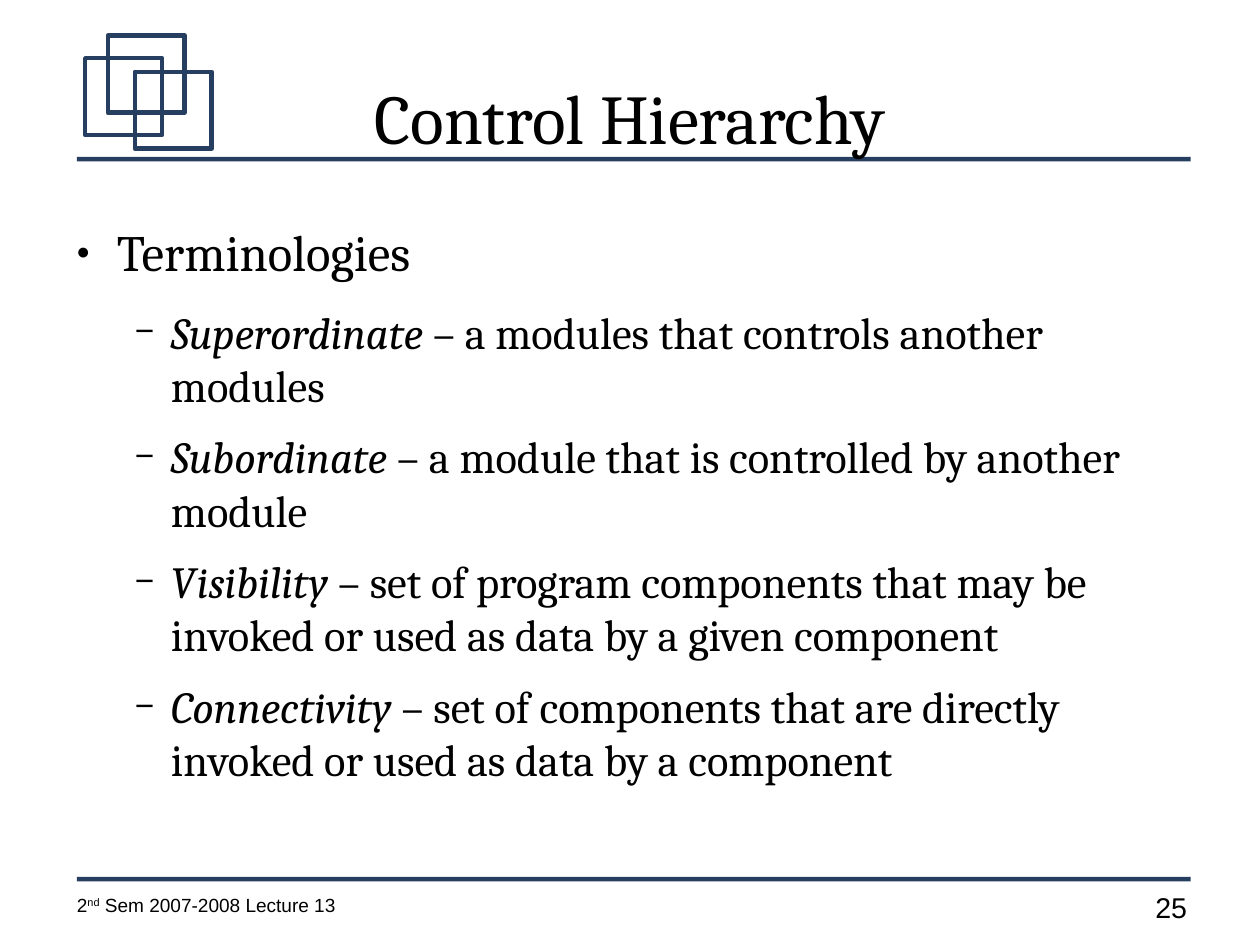
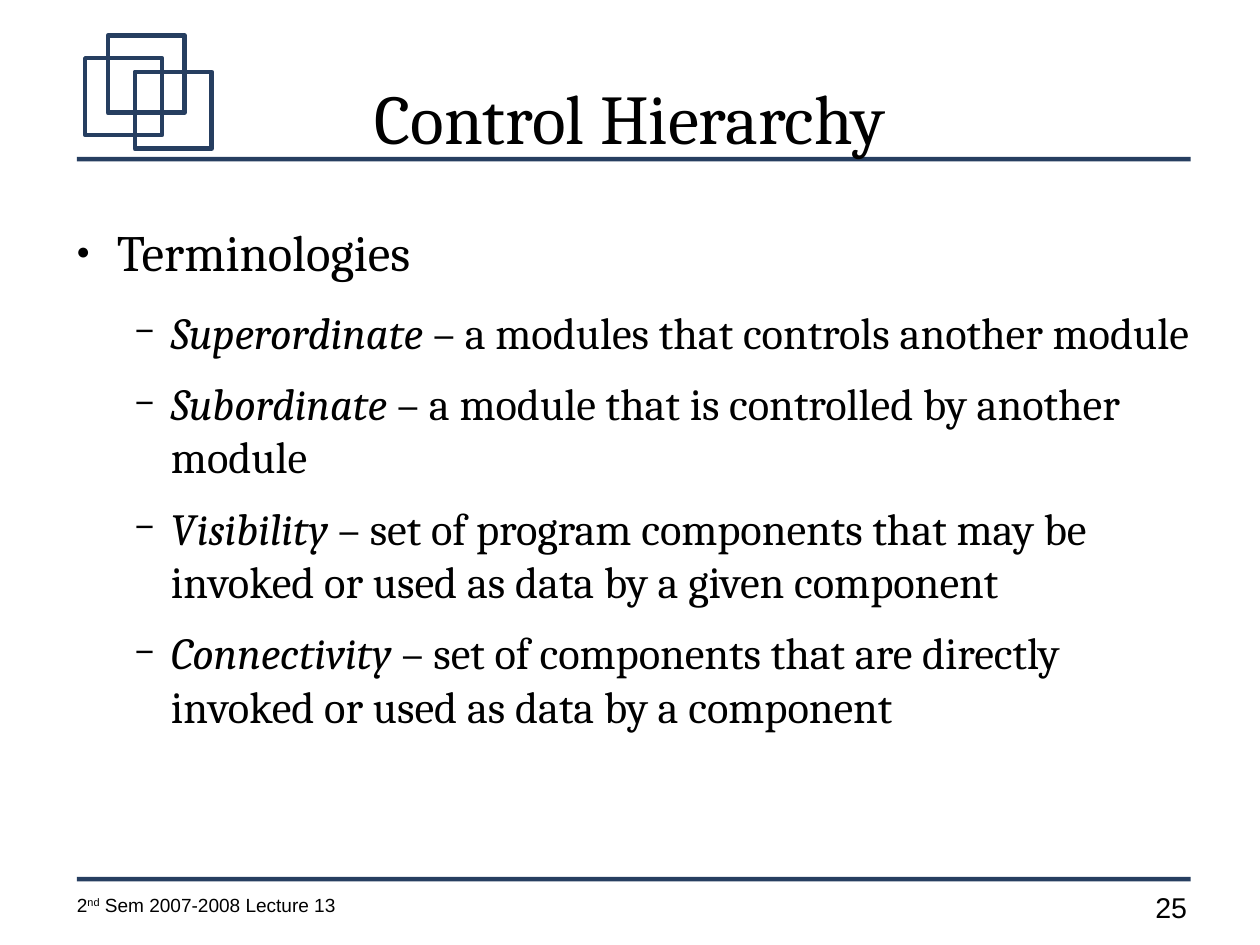
Before and after one commit to jachermocilla/jach-homepage, a slide deck: slide 25 of CMSC128-2nd-Sem-2007-L13.odp. Drawn at 1260x945 pixels with LibreOffice and Linux fonts; fonts in the diff are those of the drawing. Boxes give left, top, right and bottom in pixels: in the first picture for what was removed or moved away, otherwise in the second. Text is boxed around its words. In the diff, an @@ line names an element or a change of style, - is before the commit and + after.

```diff
--- a/CMSC128-2nd-Sem-2007-L13.odp
+++ b/CMSC128-2nd-Sem-2007-L13.odp
@@ text at (171, 318, 1189, 359): text changed @@
-  − Superordinate – a modules that controls another modules
+  − Superordinate – a modules that controls another module
```
Also in this commit, not shown: 5 other slides changed.
